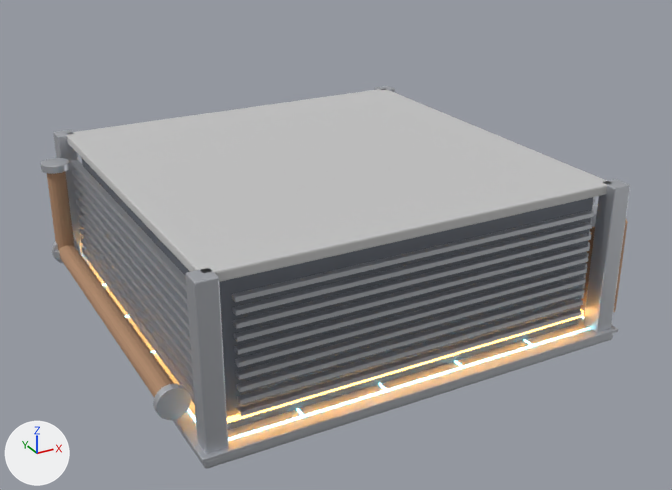
The glTF model game/assets/modules/mech_5x5_office.glb: old version first, new version second.
Both versions are drawn from a 50 mm camera at (-5.1, -9.73, 5.62) aimed at (0.09, -0.29, 0.89). The lights are fixed; the arrows at lower left show +X, +Y and +Z. The older version comes first. Where no turn or scale is listed for an object, it has been applied to the vertices. Vertices at exactly the same position are counted once.

The first picture shows 'ext_bigpipe', 'ext_bigpipe2', 'ext_bigpipe2_fl1', 'ext_bigpipe_fl0', 'ext_core', 'ext_louver2', 'ext_louver3', 'ext_mech_glow', 'int_ceiling', 'int_columns', 'int_grid', 'int_slab', 'int_slab_edge' and 5 more.
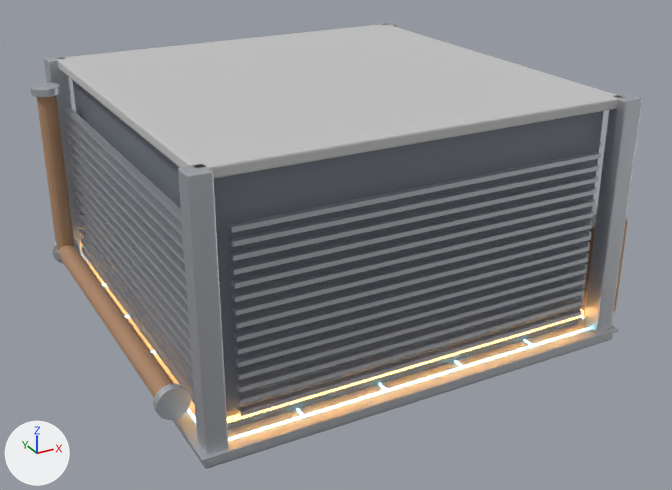
Where the newer file only moved an object's origin or applied its transform, the numbers keep the older frame.

Diff of the bpy script that builds the scene:
```diff
--- a/game/assets/modules/mech_5x5_office.glb.py
+++ b/game/assets/modules/mech_5x5_office.glb.py
@@ me_int_columns @@
-me_int_columns.from_pydata(...)  # 224 vertices, 432 faces; spans x -2.62..2.62, y -2.62..2.62, z 0.12..2.0
+me_int_columns.from_pydata(...)  # 224 vertices, 432 faces; spans x -2.62..2.62, y -2.62..2.62, z 0.12..3.0
+# me_int_columns part 1: the whole mesh is scaled about its middle by (1, 1, 1.54), then moved by (0.0, 0.0, 0.5)
 me_int_columns.materials.append(mat_m_steel)
@@ me_ext_core @@
-me_ext_core.from_pydata(...)  # 56 vertices, 108 faces; spans x -2.35..2.35, y -2.35..2.35, z 0.12..1.88
+me_ext_core.from_pydata(...)  # 56 vertices, 108 faces; spans x -2.35..2.35, y -2.35..2.35, z 0.12..2.88
+# me_ext_core part 2: the whole mesh is scaled about its middle by (1, 1, 1.58), then moved by (0.0, 0.0, 0.5)
 me_ext_core.materials.append(mat_m_paintdark)
@@ me_ext_louver2 @@
-me_ext_louver2.from_pydata(...)  # 80 vertices, 120 faces; spans x -2.52..-2.44, y -2.2..2.2, z 0.4..1.71
+me_ext_louver2.from_pydata(...)  # 120 vertices, 180 faces; spans x -2.52..-2.44, y -2.2..2.2, z 0.4..2.4
+# me_ext_louver2 part 3: a new loose piece, a box spanning x -2.52..-2.44, y -2.2..2.2, z 1.795..1.845, in mat_m_steel (light grey #cbced4)
+# me_ext_louver2 part 4: a new loose piece, a box spanning x -2.52..-2.44, y -2.2..2.2, z 1.935..1.985, in mat_m_steel (light grey #cbced4)
+# me_ext_louver2 part 5: a new loose piece, a box spanning x -2.52..-2.44, y -2.2..2.2, z 2.075..2.125, in mat_m_steel (light grey #cbced4)
+# me_ext_louver2 part 6: a new loose piece, a box spanning x -2.52..-2.44, y -2.2..2.2, z 2.215..2.265, in mat_m_steel (light grey #cbced4)
+# me_ext_louver2 part 7: a new loose piece, a box spanning x -2.52..-2.44, y -2.2..2.2, z 2.355..2.405, in mat_m_steel (light grey #cbced4)
 me_ext_louver2.materials.append(mat_m_steel)
@@ me_ext_louver3 @@
-me_ext_louver3.from_pydata(...)  # 80 vertices, 120 faces; spans x -2.2..2.2, y -2.52..-2.44, z 0.4..1.71
+me_ext_louver3.from_pydata(...)  # 120 vertices, 180 faces; spans x -2.2..2.2, y -2.52..-2.44, z 0.4..2.4
+# me_ext_louver3 part 8: a new loose piece, a box spanning x -2.2..2.2, y -2.52..-2.44, z 1.795..1.845, in mat_m_steel (light grey #cbced4)
+# me_ext_louver3 part 9: a new loose piece, a box spanning x -2.2..2.2, y -2.52..-2.44, z 1.935..1.985, in mat_m_steel (light grey #cbced4)
+# me_ext_louver3 part 10: a new loose piece, a box spanning x -2.2..2.2, y -2.52..-2.44, z 2.075..2.125, in mat_m_steel (light grey #cbced4)
+# me_ext_louver3 part 11: a new loose piece, a box spanning x -2.2..2.2, y -2.52..-2.44, z 2.215..2.265, in mat_m_steel (light grey #cbced4)
+# me_ext_louver3 part 12: a new loose piece, a box spanning x -2.2..2.2, y -2.52..-2.44, z 2.355..2.405, in mat_m_steel (light grey #cbced4)
 me_ext_louver3.materials.append(mat_m_steel)
@@ me_cone_003 @@
-me_cone_003.from_pydata(...)  # 32 vertices, 60 faces; spans x -0.12..0.12, y -0.12..0.12, z -0.6..0.6
+me_cone_003.from_pydata(...)  # 32 vertices, 60 faces; spans x -0.12..0.12, y -0.12..0.12, z -0.6..1.6
+# me_cone_003 part 13: the whole mesh is multiplied about its middle by the matrix ((1.0, 0.0, 0.0), (0.0, 1.0, 0.0), (0.0, 0.0, 1.833)), then moved by (0.0, 0.0, 0.5)
 me_cone_003.materials.append(mat_m_rust)
@@ me_int_ceiling @@
-me_int_ceiling.from_pydata(...)  # 56 vertices, 108 faces; spans x -2.5..2.5, y -2.5..2.5, z 1.88..2.0
+me_int_ceiling.from_pydata(...)  # 56 vertices, 108 faces; spans x -2.5..2.5, y -2.5..2.5, z 2.88..3.0
+# me_int_ceiling part 14: the whole mesh is moved by (0.0, 0.0, 1.0)
 me_int_ceiling.materials.append(mat_m_concrete)
@@ ob_ext_bigpipe2_fl1 @@
 ob_ext_bigpipe2_fl1 = bpy.data.objects.new('ext_bigpipe2_fl1', me_cone_005)
-ob_ext_bigpipe2_fl1.location = (-2.75, 2.1, 1.7)
+ob_ext_bigpipe2_fl1.location = (-2.75, 2.1, 2.7)
```

Changed parts and their boxes [x1, y1, x2, y2] in the pictures (672 x 490 px):
'int_ceiling', moved
    before: [67, 89, 611, 282]
    after: [58, 24, 622, 179]
'ext_core', moved, rescaled (29% taller)
    before: [82, 159, 593, 430]
    after: [73, 81, 604, 430]
'ext_louver3', reshaped (29% taller)
    before: [232, 211, 594, 417]
    after: [228, 152, 601, 417]
'int_columns', moved, rescaled (17% taller)
    before: [53, 86, 630, 454]
    after: [44, 22, 642, 454]
'ext_louver2', reshaped (21% taller)
    before: [71, 160, 195, 404]
    after: [65, 108, 195, 404]
'ext_bigpipe2', reshaped (34% wider, 96% taller)
    before: [47, 172, 75, 250]
    after: [37, 96, 75, 250]
'ext_bigpipe2_fl1', moved
    before: [41, 158, 70, 174]
    after: [30, 83, 61, 97]
part 3 of me_ext_louver2, added
    after: [70, 150, 186, 278]
part 4 of me_ext_louver2, added
    after: [69, 139, 185, 265]
part 5 of me_ext_louver2, added
    after: [67, 129, 184, 251]
part 6 of me_ext_louver2, added
    after: [66, 118, 183, 237]
part 7 of me_ext_louver2, added
    after: [65, 108, 182, 223]
part 8 of me_ext_louver3, added
    after: [231, 199, 595, 289]
part 9 of me_ext_louver3, added
    after: [230, 187, 597, 275]
part 10 of me_ext_louver3, added
    after: [230, 176, 598, 261]
part 11 of me_ext_louver3, added
    after: [229, 164, 599, 247]
part 12 of me_ext_louver3, added
    after: [228, 152, 601, 233]
